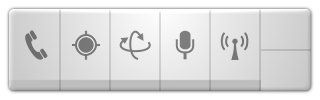
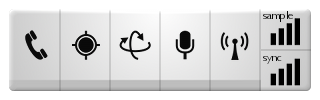
Before/after of a w=320, h=100 layered artwork. What changed in the layer stack:
added layer "phone state" above "location" over (25, 30, 48, 60)
added layer "location" above "motion" over (72, 30, 100, 60)
added layer "motion" above "ambience" over (119, 30, 151, 60)
added layer "ambience" above "devices" over (175, 30, 195, 60)
renamed "icons" to "devices", opacity 50% → 100%, painted on it over (25, 30, 249, 60)
added layer "sample" above "sample bars" over (263, 11, 293, 22)
added layer "sample bars" above "sync" over (269, 16, 300, 46)
added layer "sync" above "sync bars" over (263, 56, 282, 64)
added layer "sync bars" above "bg off" over (269, 57, 300, 86)
renamed "bg inactive" to "bg off", painted on it over (9, 9, 311, 91)
renamed "bg inactive pressed" to "bg off pressed", painted on it over (9, 9, 311, 91)
hid "Drop Shadow", painted on it over (6, 6, 314, 94)
